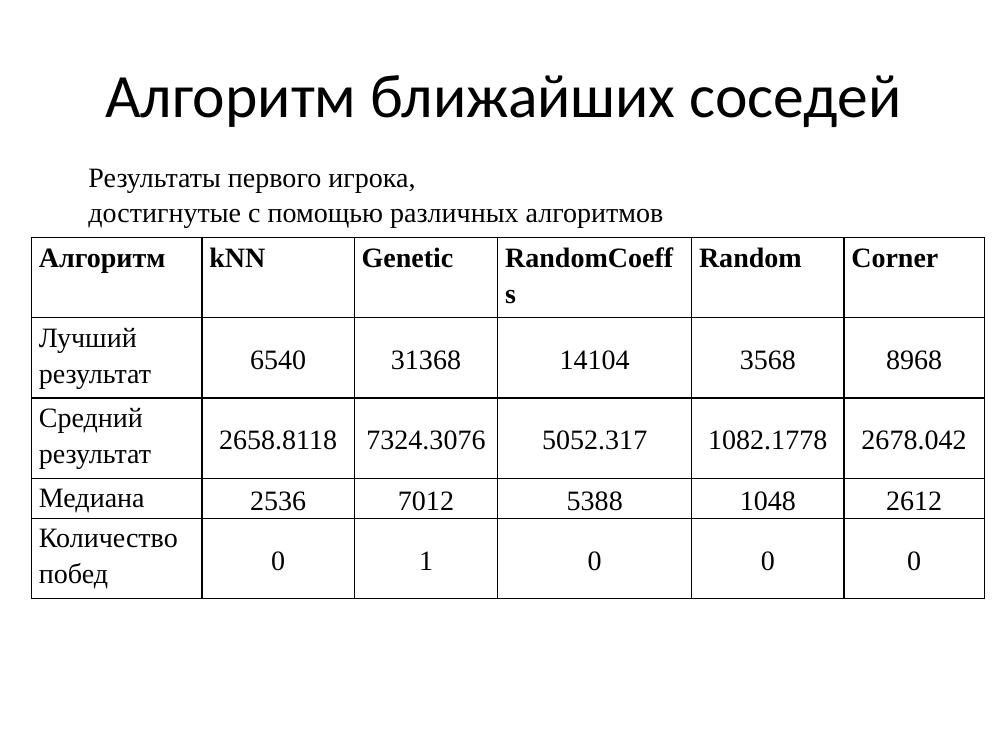
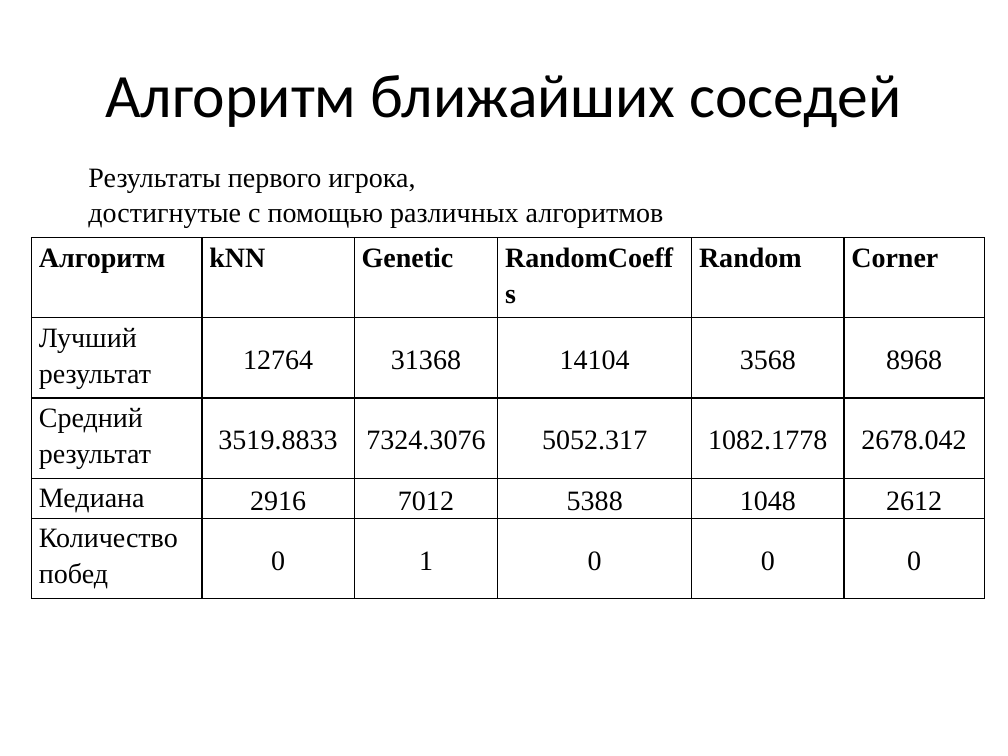
Before and after one commit to ZmicierKachkou/2049, a slide deck: slide 17 of util/шоу.pptx. Drawn at 1008x756 pixels with LibreOffice and Linux fonts; fonts in the diff are those of the drawing. Boxes give left, top, right and bottom in pixels: in the first picture for what was removed or moved away, otherwise in the second. Text is boxed around its words. In the diff, an @@ line names an element or a change of style, - is before the commit and + after.

```diff
--- a/util/шоу.pptx
+++ b/util/шоу.pptx
@@ table at (x1=31, y1=157, x2=983, y2=599) @@
-row 3, column 2: 6540
+row 3, column 2: 12764
-row 4, column 2: 2658.8118
+row 4, column 2: 3519.8833
-row 5, column 2: 2536
+row 5, column 2: 2916
```
Also in this commit, not shown: 3 other slides changed, 1 other file.
